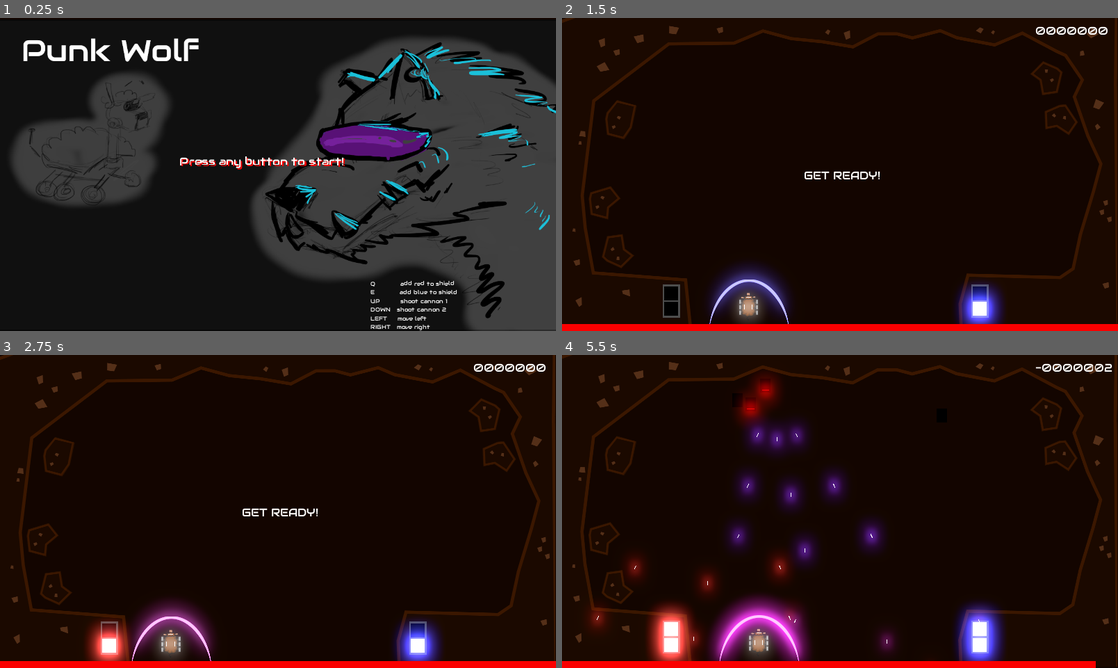
Above: before the commit, frames 1-4 (two rows, left to right).
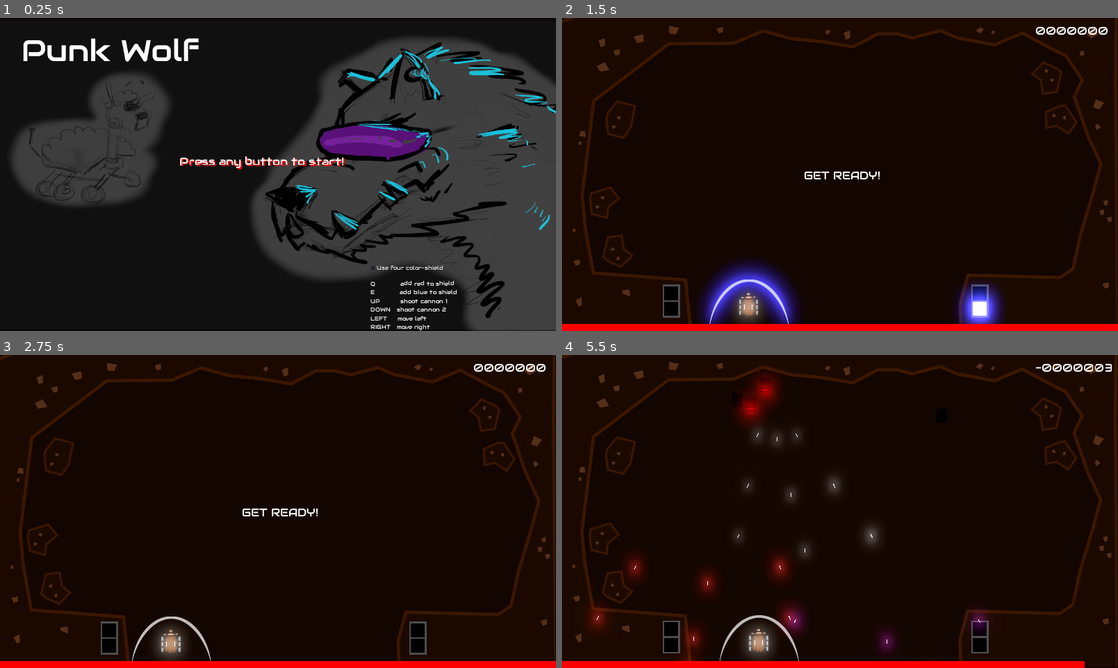
Above: after the commit, the same moments.

Repository: GameDrivenDesign/punk-wolf
Game: Godot game, scene res://scenes/newgame.tscn
Same seed, same stepped clock (60 frames per second), same inputs: the game is played once before the commit and once after it. Sound files missing from this copy of the repository are replaced by a short silence.
Inputs (mouse positions are in pixels of both pictures, inside the frame that each line leads up to):
- Up to frame 1 (0.25 s): no input
- Up to frame 2 (1.5 s): click (967, 268) at 0.5 s, where only the run after the commit has a clickable "Use four color-shield"; tap Enter at 1.25 s; hold Right (ui_right) from 1.28 s (still down); hold E (shield_blue) from 1.28 s (still down)
- Up to frame 3 (2.75 s): release Right (ui_right) at 2.03 s; release E (shield_blue) at 2.03 s; hold Left (ui_left) from 2.03 s (still down); tap Q (shield_red) at 2.1 s
- Up to frame 4 (5.5 s): release Left (ui_left) at 2.78 s; hold Right (ui_right) 2.78-4.28 s; tap Up (shoot_0) at 2.85 s; tap Down (shoot_1) at 3.6 s; hold E (shield_blue) 4.28-5.03 s; hold Left (ui_left) from 4.28 s (still down); tap Q (shield_red) at 5.1 s

The runs differ from the first frame. In frame 1, 0.1% of the frame differs, in the area x 66-80%, y 79-81%; in frame 2, 2.2%; in frame 3, 3.6%; in frame 4, 8.1%, in the area x 15-99%, y 2-100%.

Commit message:
allow configuring four colors at game start

Diff:
--- a/global.gd
+++ b/global.gd
@@ -10,7 +10,7 @@
 const r = Color(4, 1, 1)
 const rb = Color(3.5, 1, 3.5)
 
-const useFourColors = false
+var useFourColors = false
 
 const _rrb = Color(4, 1, 2)
 const _rbb = Color(2.5, 1, 4.5)
--- a/scenes/gameover.gd
+++ b/scenes/gameover.gd
@@ -41,3 +41,6 @@
 
 func _on_TextEdit_text_entered(_new_text):
 	send_my_highscore()
+
+func _on_SkipButton_pressed():
+	get_tree().change_scene("res://scenes/newgame.tscn")
--- a/scenes/gameover.tscn
+++ b/scenes/gameover.tscn
@@ -3,7 +3,6 @@
 [ext_resource path="res://scenes/gameover.gd" type="Script" id=1]
 [ext_resource path="res://fonts/audiowide.tres" type="DynamicFont" id=2]
 [ext_resource path="res://fonts/audiowide-large.tres" type="DynamicFont" id=3]
-
 
 [node name="gameover" type="Node2D"]
 script = ExtResource( 1 )
@@ -62,5 +61,17 @@
 __meta__ = {
 "_edit_use_anchors_": false
 }
+
+[node name="Button2" type="Button" parent="."]
+margin_left = 792.026
+margin_top = 535.427
+margin_right = 865.026
+margin_bottom = 562.427
+custom_fonts/font = ExtResource( 2 )
+text = "Skip"
+__meta__ = {
+"_edit_use_anchors_": false
+}
 [connection signal="text_entered" from="TextEdit" to="." method="_on_TextEdit_text_entered"]
 [connection signal="pressed" from="Button" to="." method="_on_Button_pressed"]
+[connection signal="pressed" from="Button2" to="." method="_on_SkipButton_pressed"]
--- a/scenes/newgame.gd
+++ b/scenes/newgame.gd
@@ -2,11 +2,13 @@
 
 func _input(event):
 	if event is InputEventKey:
+		Global.useFourColors = $FourColorsCheckBox.pressed
 		var err = get_tree().change_scene("res://game.tscn")
 		if err != OK:
 			print(err)
 
 func _ready():
+	$FourColorsCheckBox.pressed = Global.useFourColors
 	get_current_highscore()
 
 func get_current_highscore():
--- a/scenes/newgame.tscn
+++ b/scenes/newgame.tscn
@@ -58,3 +58,14 @@
 __meta__ = {
 "_edit_use_anchors_": false
 }
+
+[node name="FourColorsCheckBox" type="CheckBox" parent="."]
+margin_left = 1061.36
+margin_top = 703.585
+margin_right = 1278.36
+margin_bottom = 732.585
+custom_fonts/font = ExtResource( 4 )
+text = "Use four color-shield"
+__meta__ = {
+"_edit_use_anchors_": false
+}
